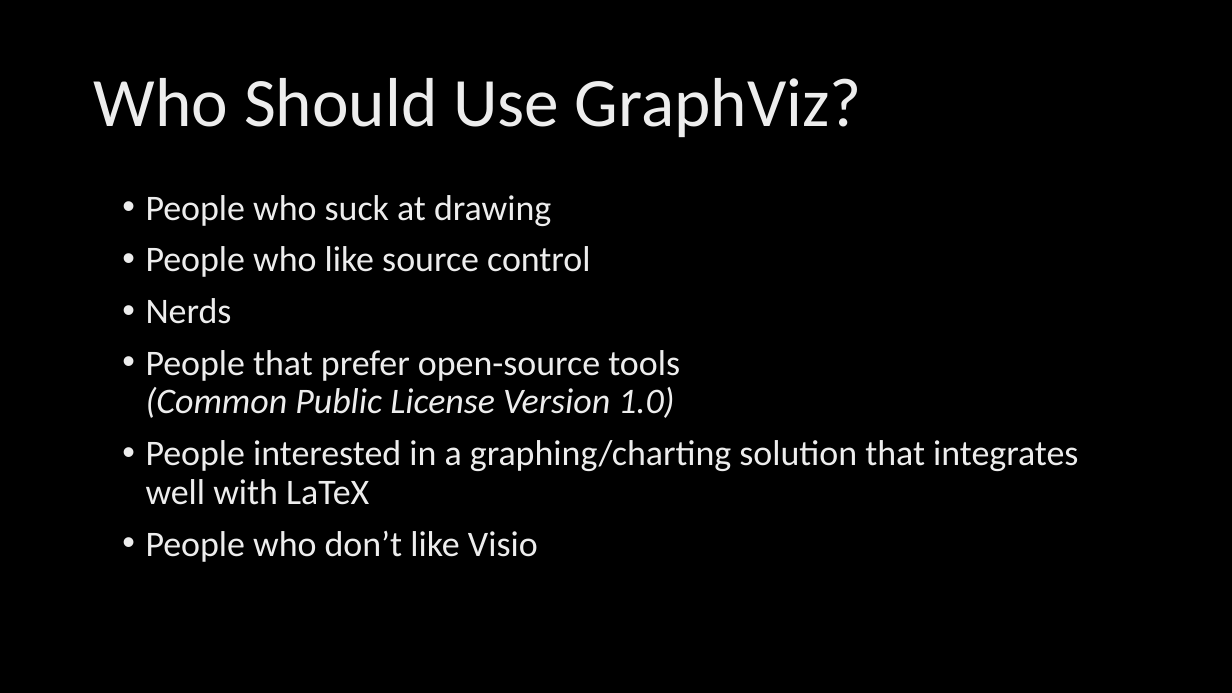
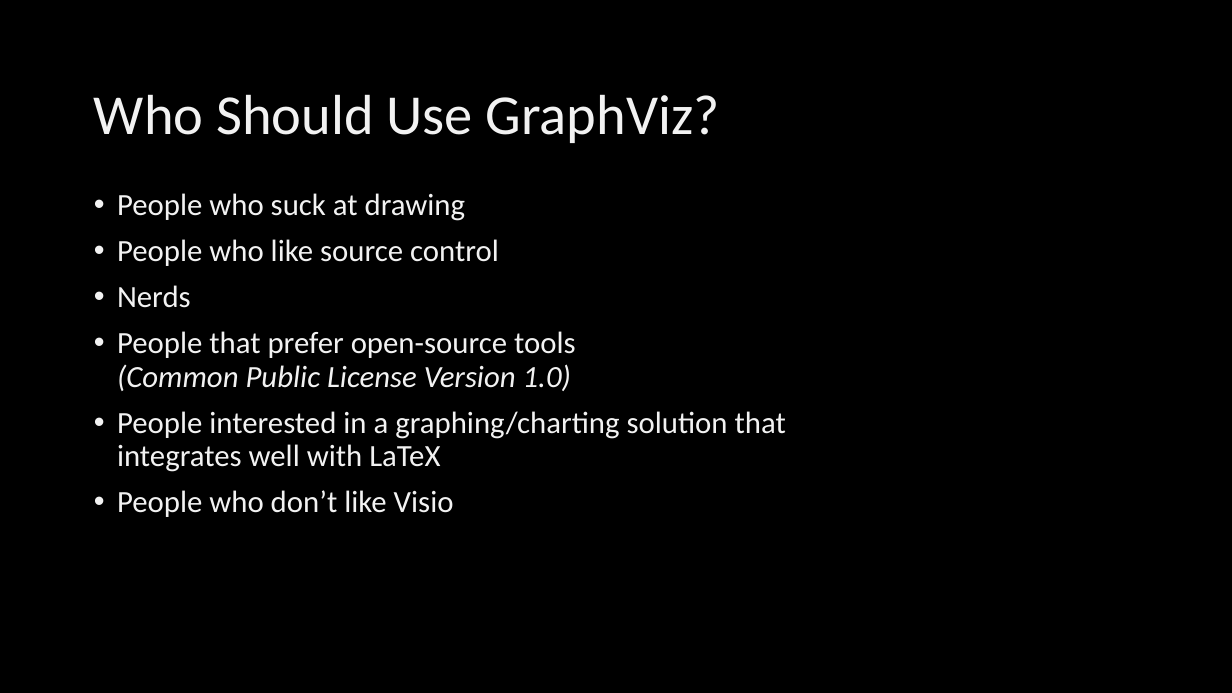
Before and after one commit to whoiskevinrich/GraphViz-LightningTalk, a slide deck: slide 5 of WVSE-GraphViz-Dot.pptx. Drawn at 1232x693 pixels with LibreOffice and Linux fonts; fonts in the diff are those of the drawing; background and template pictures are left out. Boxes give left, top, right and bottom in pixels: in the first picture for what was removed or moved away, otherwise in the second. Text is boxed around its words. In the diff, an @@ line names an element or a change of style, - is before the commit and + after.

Commit message:
Some final tweaks to presentation

```diff
--- a/WVSE-GraphViz-Dot.pptx
+++ b/WVSE-GraphViz-Dot.pptx
@@ title "Who Should Use GraphViz?" at [94,94,720,143]: size 54 to 44 pt, text colour gradient #BFBFBF to #EDEDED to #FFFFFF to #F2F2F2; vertical alignment middle to bottom @@
@@ text "People who suck at drawing": place and size @@
-text "People who suck at drawing" at [146,195,1078,562]
+text "People who suck at drawing" at [117,193,786,517]
@@ text "People who suck at drawing" at [117,193,786,517]: size 28 to 24 pt, text colour gradient #BFBFBF to #EDEDED to #FFFFFF to #F2F2F2 @@
```
Also in this commit, not shown: 1 other slide changed, 1 slide added.
